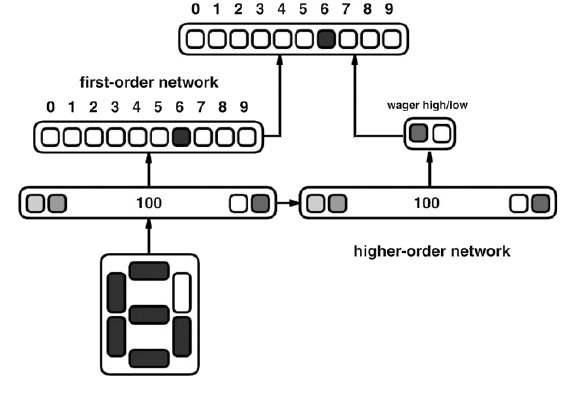
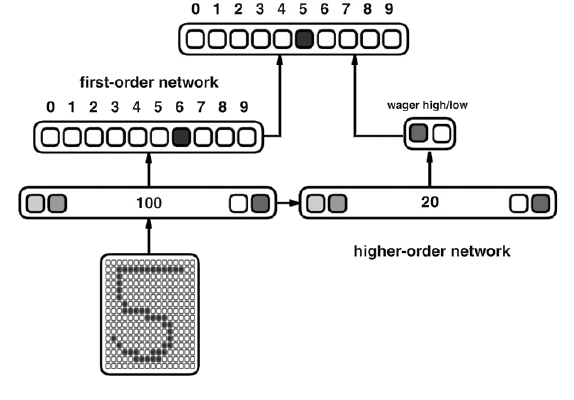
Revision of a layered w=574, h=400 image; what changed, layer by layer:
added layer "Calque Copié#3" above "Calque Copié#2" over [105, 259, 195, 369]
added layer "Calque Copié#2" above "Calque Copié#1" over [294, 28, 315, 49]
added layer "Calque Copié#1" above "Calque Copié" over [316, 28, 336, 49]
painted on "Calque Copié" over [294, 28, 446, 215]
